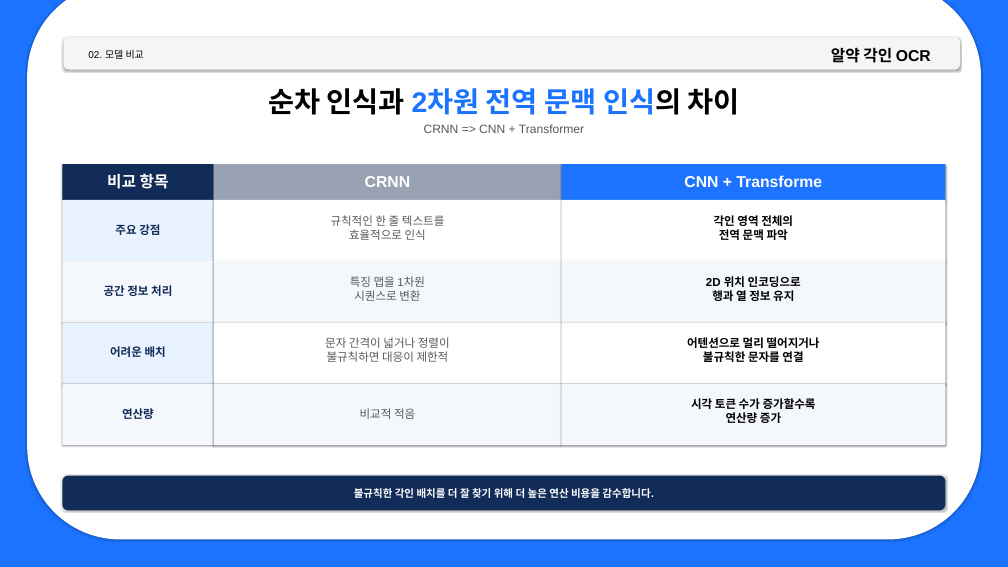
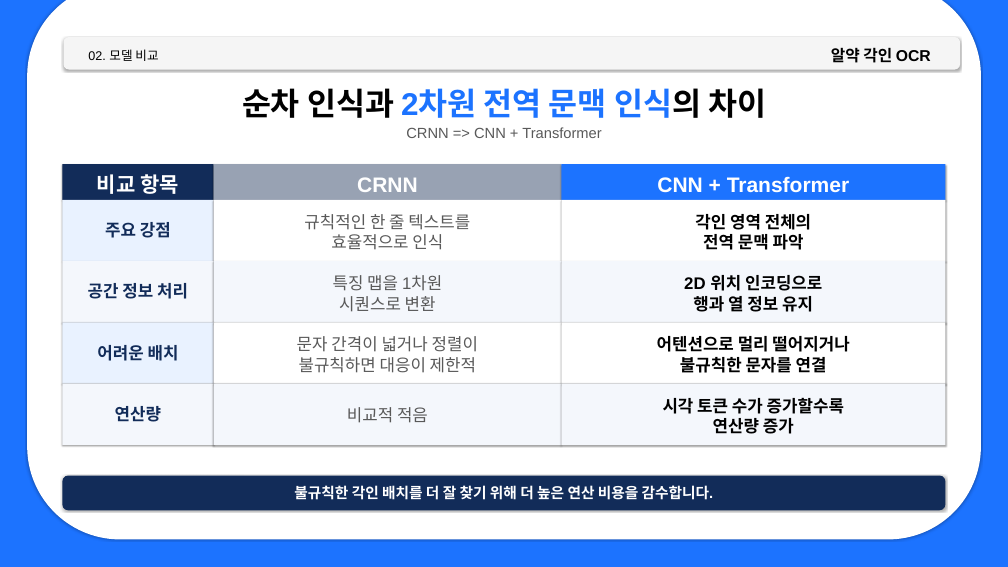
Before and after one commit to dx83/deeplearning_documents, a slide deck: slide 7 of project2/ppt_proj2.pptx (slide 6 before the commit). Drawn at 1008x567 pixels with LibreOffice and Linux fonts; fonts in the diff are those of the drawing. Boxes give left, top, right and bottom in pixels: in the first picture for what was removed or moved away, otherwise in the second. Text is boxed around its words. In the diff, an @@ line names an element or a change of style, - is before the commit and + after.

```diff
--- a/project2/ppt_proj2.pptx
+++ b/project2/ppt_proj2.pptx
@@ text "02. 모델 비교" at (88,49,158,61): size 19 to 24 pt @@
@@ text "순차 인식과 2차원 전역 문맥 ..." at (242,88,766,118): size 54 to 60 pt @@
@@ text "CRNN => CNN + Transformer" at (406,127,601,138): size 23 to 28 pt @@
@@ text "비교 항목" at (97,174,179,194): size 30 to 40 pt @@
@@ text "CRNN" at (357,177,418,192): size 30 to 40 pt @@
@@ text at (657,177,849,193): text changed; size 30 to 40 pt @@
-CNN + Transforme
+CNN + Transformer
@@ size 22 to 32 pt in 12 elements at (347,407,428,423), (105,222,171,238), (88,283,188,299), (97,345,179,361), (115,406,161,422), (684,275,822,312), (695,214,811,250), (663,397,844,434), (657,336,849,373), (333,275,442,312), (304,214,470,250), (297,336,478,373) @@
@@ text "불규칙한 각인 배치를 더 잘 ..." at (294,485,714,500): size 20 to 28 pt @@
```
Also in this commit, not shown: 5 other slides changed, 1 slide added, 3 other files.
